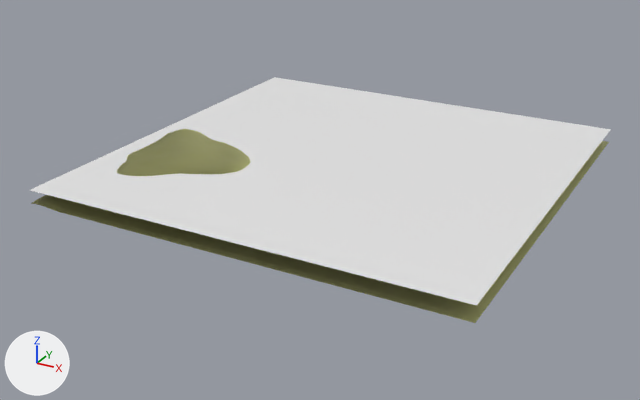
Renders of the Blender file ay/ay.blend from each side of a commit.
The view is the same before and after, from a camera (50 mm lens) standing at (290.0, -379.0, 190.0) and looking at (55.0, 49.0, -24.0). Lighting does not change. The marker at lower left points along +X, +Y and +Z.

Objects in the first picture: 'Plane', 'sand'.
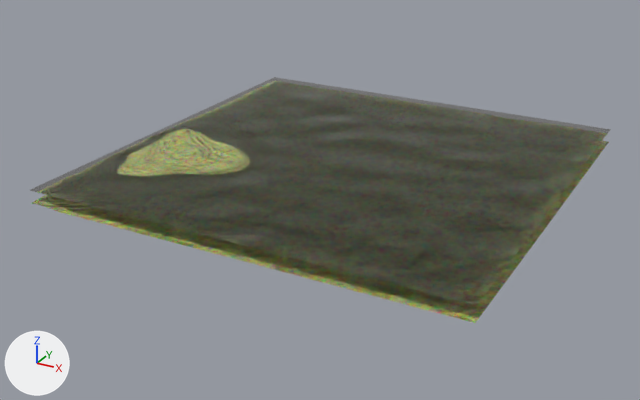
Where the newer file only moved an object's origin or applied its transform, the numbers keep the older frame.

Location of each change, [x1, y1, x2, y2] in pixels of the pictures (640 x 400 px):
'Plane', recoloured: [30, 77, 611, 305] in both
'sand', surface changed: [31, 129, 609, 323] in both

The change, as a list of edits to the scene's bpy script:
```text
Change mat_sand:
    remove # nodes: BsdfPrincipled, OutputMaterial, TexNoise
    remove # colours: beige #e6e795
    nodes: BsdfPrincipled, Displacement x2, Mix, OutputMaterial, RGBCurve x2, TexNoise x2, TexVoronoi, VectorMath
Add mat_material_001:
    mat_material_001 = bpy.data.materials.new('Material.001')
    # nodes: BsdfPrincipled, Displacement, OutputMaterial, TexNoise
Change me_plane_001:
    where me_plane_001.from_pydata(...)  # 4 vertices, 1 face; spans x -64.0..192.0, y -64.0..192.0, z 0.0
    add me_plane_001.materials.append(mat_material_001)
```
